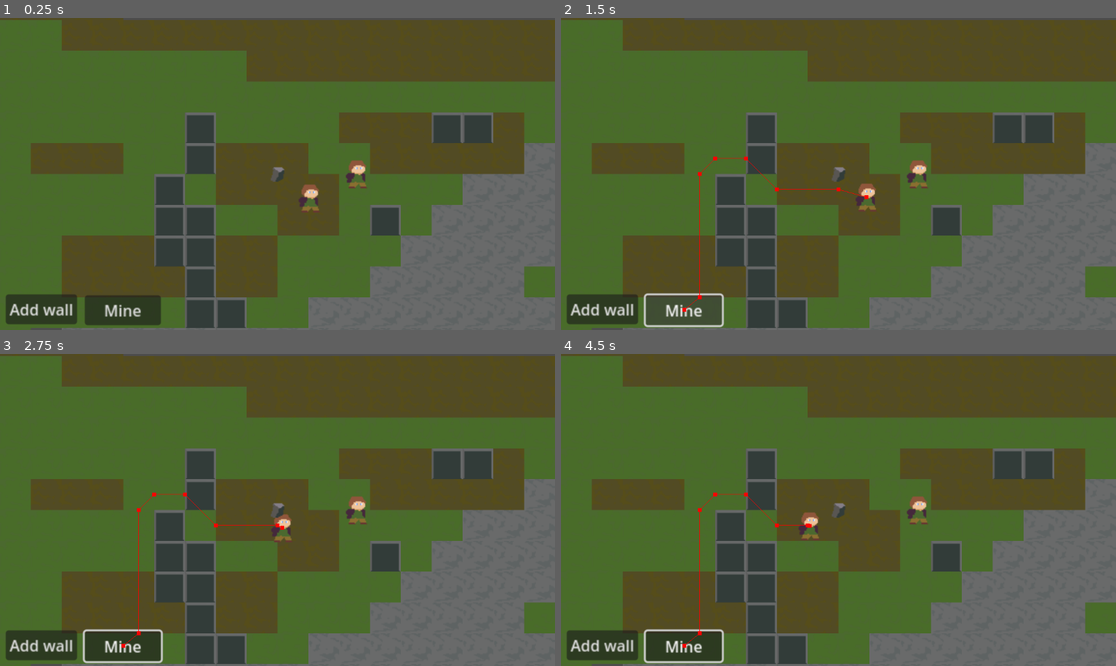
Above: before the commit, frames 1-4 (two rows, left to right).
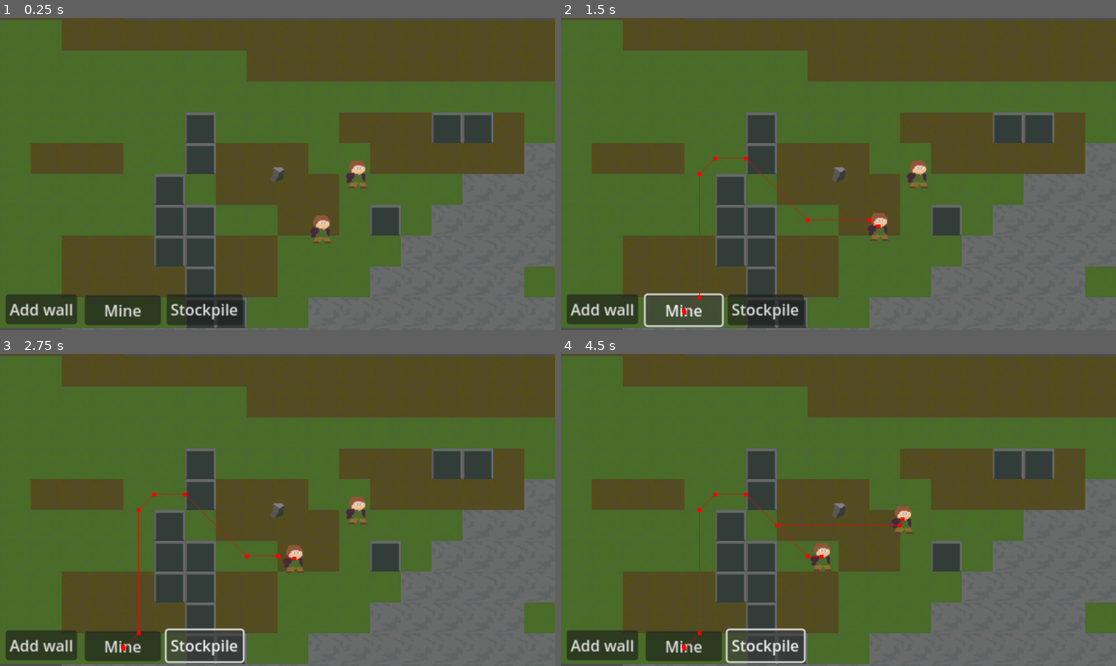
Above: after the commit, the same moments.

Repository: Nick-Petruccelli/Wildlands
Game: Godot game, scene res://Scenes/game.tscn
Same seed, same stepped clock (60 frames per second), same inputs: the game is played once before the commit and once after it.
Inputs (mouse positions are in pixels of both pictures, inside the frame that each line leads up to):
- Up to frame 1 (0.25 s): no input
- Up to frame 2 (1.5 s): click "Add wall" at 0.5 s; click "Mine" at 1.25 s
- Up to frame 3 (2.75 s): click (205, 647) at 2 s, where only the run after the commit has a clickable "Stockpile"
- Up to frame 4 (4.5 s): click "Add wall" at 2.75 s; click "Mine" at 3.5 s; click (766, 647) at 4.25 s, where only the run after the commit has a clickable "Stockpile"

The runs differ from the first frame. In frame 1, 1.2% of the frame differs, in the area x 0-60%, y 53-100%; in frame 2, 1.4%; in frame 3, 1.9%; in frame 4, 2.3%, in the area x 0-67%, y 45-100%.
Error after the commit: Invalid call to function 'set_mouse_action' in base 'Node2D (game_controler.gd)'. Expected 1 arguments. (res://Scenes/mine_btn.gd:10)

Commit message:
refactored game controler to use func refs for mouse actions

Diff:
--- a/Scenes/Scripts/button.gd
+++ b/Scenes/Scripts/build_btn.gd
@@ -1,6 +1,7 @@
 extends Button
 
 @onready var game_controler: Node2D = %GameControler
+@onready var build_manager: Node2D = %BuildManager
 @export var tile_id: int
 # Called when the node enters the scene tree for the first time.
 func _ready() -> void:
@@ -8,4 +9,4 @@
 
 
 func _on_click() -> void:
-	game_controler.place_object(tile_id)
+	game_controler.set_mouse_action(func(pos: Vector2): build_manager.order_build(pos, tile_id))
--- a/Scenes/Scripts/character.gd
+++ b/Scenes/Scripts/character.gd
@@ -18,6 +18,8 @@
 	build_manager.minning_ordered.connect(_on_minning_ordered)
 
 func _on_minning_ordered() -> void:
+	if cur_task != Tasks.Ideling:
+		return
 	var next_minning = build_manager.get_next_minning()
 	if next_minning == null:
 		return
@@ -25,6 +27,8 @@
 	goal_pos = next_minning
 
 func _on_build_ordered() -> void:
+	if cur_task != Tasks.Ideling:
+		return
 	var next_build = build_manager.get_next_build()
 	if next_build.is_empty():
 		return
--- a/Scenes/Scripts/game_controler.gd
+++ b/Scenes/Scripts/game_controler.gd
@@ -1,22 +1,25 @@
 extends Node2D
 
+
+@onready var tile_map_layer: TileMapLayer = %TileMapLayer
+@onready var build_manager: Node2D = %BuildManager
+
+enum CursorMode {Minning, Building, Zoneing}
+
+var build_map = {0: Vector2i(1,1)}
 var hovered_objs = []
 var selected_obj = null
 var placing_build = false
 var minning = false
-@onready var tile_map_layer: TileMapLayer = %TileMapLayer
-@onready var build_manager: Node2D = %BuildManager
-var build_map = {0: Vector2i(1,1)}
+var cur_mouse_action = null
+var cur_mouse_action_args = null
 # Called when the node enters the scene tree for the first time.
 func _ready() -> void:
 	pass # Replace with function body.
 
 
-# Called every frame. 'delta' is the elapsed time since the previous frame.
-func _process(delta: float) -> void:
-	pass
-	#if selected_obj != null:
-		#print("Selected obj: ", selected_obj)
+func set_mouse_action(fun: Callable) -> void:
+	cur_mouse_action = fun
 
 func _input(event: InputEvent) -> void:
 	if event is InputEventMouseButton and event.is_pressed():
@@ -24,19 +27,14 @@
 			selected_obj = hovered_objs[0]
 
 		if hovered_objs.is_empty():
-			if minning:
-				build_manager.order_minning(get_global_mouse_position())
-				minning = false
-			if placing_build:
-				build_manager.order_build(get_global_mouse_position(), selected_obj)
-				selected_obj = null
-				placing_build = false
-			if selected_obj != null:
-				selected_obj.act_on_loc(get_global_mouse_position())
+			if cur_mouse_action != null:
+				cur_mouse_action.call(get_global_mouse_position())
+				cur_mouse_action = null
 
 func place_object(tile_id: int) -> void:
 	placing_build = true
 	selected_obj = tile_id
+	var minefun = mine_build
 
 func mine_build() -> void:
 	minning = true
--- a/Scenes/build_manager.gd
+++ b/Scenes/build_manager.gd
@@ -26,7 +26,7 @@
 			row.append(-1)
 		placed_build.append(row)
 
-func place_build(cords: Vector2i, tile_id: int) -> void:
+func place_build(cords: Vector2, tile_id: int) -> void:
 	var selected_obj = tile_map[tile_id]
 	var tile_size = tile_map_layer.tile_set.tile_size
 	var map_cords = Vector2i(floor(cords.x/tile_size.x), floor(cords.y/tile_size.y))
@@ -42,7 +42,7 @@
 
 
 
-func order_build(cords: Vector2i, tile_id: int) -> void:
+func order_build(cords: Vector2, tile_id: int) -> void:
 	var tile_size = tile_map_layer.tile_set.tile_size
 	var map_cords = Vector2i(floor(cords.x/tile_size.x), floor(cords.y/tile_size.y))
 	if placed_build[map_cords.x][map_cords.y] != -1:
--- a/Scenes/game.tscn
+++ b/Scenes/game.tscn
@@ -1,12 +1,13 @@
-[gd_scene load_steps=14 format=4 uid="uid://c8wbxywbgtw3m"]
+[gd_scene load_steps=15 format=4 uid="uid://c8wbxywbgtw3m"]
 
 [ext_resource type="Script" path="res://Scenes/Scripts/game_controler.gd" id="1_5k2rc"]
 [ext_resource type="Texture2D" uid="uid://cw3t3l81w56yg" path="res://Assets/tilesheet.png" id="1_7hff7"]
 [ext_resource type="Script" path="res://Scenes/build_manager.gd" id="2_3xt5l"]
 [ext_resource type="Script" path="res://Scenes/scene_manager.gd" id="3_4nqg8"]
-[ext_resource type="Script" path="res://Scenes/Scripts/button.gd" id="3_d7i6g"]
+[ext_resource type="Script" path="res://Scenes/Scripts/build_btn.gd" id="3_d7i6g"]
 [ext_resource type="PackedScene" uid="uid://bvar6b65bvlfe" path="res://GameObjects/character.tscn" id="3_q4bf7"]
 [ext_resource type="Script" path="res://Scenes/mine_btn.gd" id="5_gxxrw"]
+[ext_resource type="Script" path="res://Scenes/stock_pile_btn.gd" id="7_rte21"]
 [ext_resource type="PackedScene" uid="uid://qgc5x5rnnxpv" path="res://Scenes/Wall.tscn" id="8_pbfms"]
 
 [sub_resource type="NavigationPolygon" id="NavigationPolygon_j5cul"]
@@ -61,14 +62,16 @@
 
 [node name="TileMapLayer" type="TileMapLayer" parent="."]
 unique_name_in_owner = true
-tile_map_data = PackedByteArray("AAD3//v/AAAAAAEAAAD4//v/AAA …(3968 unchanged characters)… AAAEAAADz//v/AAAAAAEAAAD0//v/AAAAAAEAAAD3/wUAAAAAAAEAAAD0/wIAAAAAAAEAAAD1/wMAAAAAAAEAAAD2/wQAAAA …(747 unchanged characters)…
+tile_map_data = PackedByteArray("AAD3//v/AAAAAAEAAAD4//v/AAA …(3968 unchanged characters)… AAAEAAADz//v/AAAAAAEAAAD0//v/AAAAAAEAAAD0/wIAAAAAAAEAAAD1/wMAAAAAAAEAAAD2/wQAAAA …(747 unchanged characters)…
 tile_set = SubResource("TileSet_hqqi1")
 
 [node name="Camera2D" type="Camera2D" parent="."]
 zoom = Vector2(2, 2)
 position_smoothing_enabled = true
 
-[node name="Button" type="Button" parent="Camera2D"]
+[node name="UI" type="Node2D" parent="Camera2D"]
+
+[node name="Button" type="Button" parent="Camera2D/UI"]
 offset_left = -282.0
 offset_top = 125.0
 offset_right = -208.0
@@ -76,16 +79,24 @@
 text = "Add wall"
 script = ExtResource("3_d7i6g")
 
-[node name="Button2" type="Button" parent="Camera2D"]
+[node name="Button2" type="Button" parent="Camera2D/UI"]
 offset_left = -200.0
 offset_top = 126.0
 offset_right = -121.0
-offset_bottom = 156.0
+offset_bottom = 157.0
 text = "Mine"
 script = ExtResource("5_gxxrw")
 
+[node name="Button3" type="Button" parent="Camera2D/UI"]
+offset_left = -115.0
+offset_top = 125.0
+offset_right = -36.0
+offset_bottom = 157.0
+text = "Stockpile"
+script = ExtResource("7_rte21")
+
 [node name="Character" parent="." instance=ExtResource("3_q4bf7")]
-position = Vector2(33, 25)
+position = Vector2(45, 57)
 speed = 20
 
 [node name="Character2" parent="." instance=ExtResource("3_q4bf7")]
--- a/Scenes/mine_btn.gd
+++ b/Scenes/mine_btn.gd
@@ -2,11 +2,9 @@
 
 
 @onready var game_controler: Node2D = %GameControler
-@export var tile_id: int
-# Called when the node enters the scene tree for the first time.
+@onready var build_manager: Node2D = %BuildManager
 func _ready() -> void:
 	connect("button_up", _on_click)
 
-
 func _on_click() -> void:
-	game_controler.mine_build()
+	game_controler.set_mouse_action(build_manager.order_minning, [])
--- a/Scenes/scene_manager.gd
+++ b/Scenes/scene_manager.gd
@@ -5,16 +5,13 @@
 
 var items_on_ground = {}
 var colonists = []
+var stock_piels = []
 
 func add_ground_item(map_cords, item_id):
 	items_on_ground[item_id] = map_cords
 	var item = preload("res://Scenes/Wall.tscn").instantiate()
-
-	print(item)
 	game.add_child(item)
 	var tile_size = tile_map_layer.tile_set.tile_size
-	var item_width = item.get_child(0).texture.get_width()
-	var item_height = item .get_child(0).texture.get_height()
 	var x_off = tile_size.x/2
 	var y_off = tile_size.y/2
 	var pos = Vector2(map_cords.x*tile_size.x + x_off, map_cords.y*tile_size.y + y_off)
--- /dev/null
+++ b/Scenes/stock_pile_btn.gd
@@ -0,0 +1,8 @@
+extends Button
+
+@onready var scene_manager: Node2D = %SceneManager
+func _ready() -> void:
+	connect("button_up", _on_click)
+
+func _on_click() -> void:
+	scene_manager.add_stockpile()
